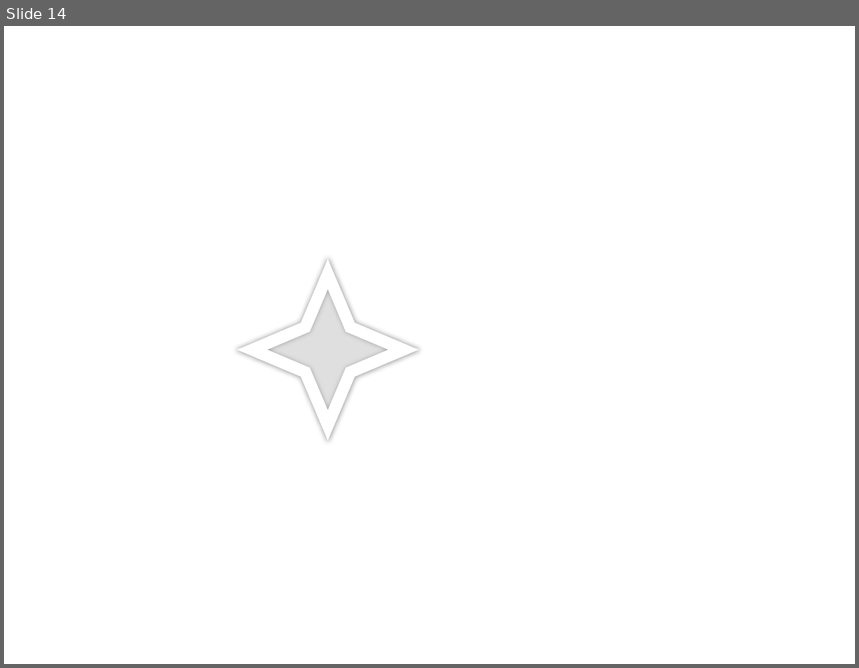
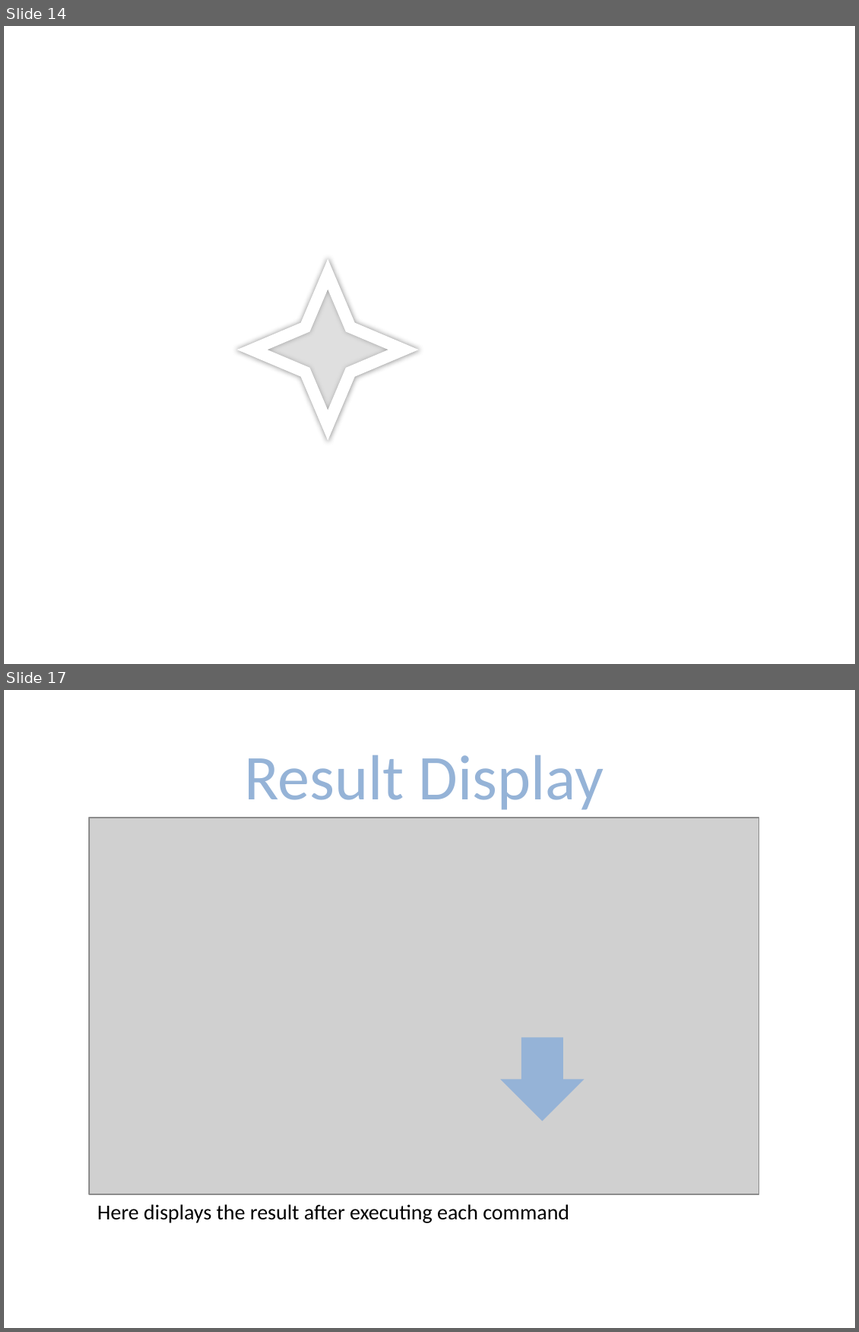
Before and after one commit to jeffryhartanto/addressbook-level4, a slide deck: docs/diagrams/Diagrams.pptx. Shown one above the other, each under a label of ours: slide 14 before the commit, slides 14 and 17 after it; the slides between them are not shown. The pictures are 859x668 and 859x1332 pixels, drawn with LibreOffice and Linux fonts; fonts in the diff are those of the drawing; grey boxes stand for pictures. Boxes give left, top, right and bottom in pixels: in the first picture for what was removed or moved away, otherwise in the second. Text is boxed around its words. In the diff, an @@ line names an element or a change of style, - is before the commit and + after.

```diff
--- a/docs/diagrams/Diagrams.pptx
+++ b/docs/diagrams/Diagrams.pptx
@@ slide 17 added at (4,690,855,1328), background #FFFFFF @@
@@ text added at (244,755,604,810), 54 pt, text #95B3D7 @@
+Result Display
@@ picture added at (89,818,759,1195) @@
@@ down arrow added at (500,1037,584,1121), fill #95B3D7 @@
@@ text added at (97,1205,569,1224), 18 pt, text #000000 @@
+Here displays the result after executing each command
```
Also in this commit, not shown: 8 other slides added, 8 other files.
